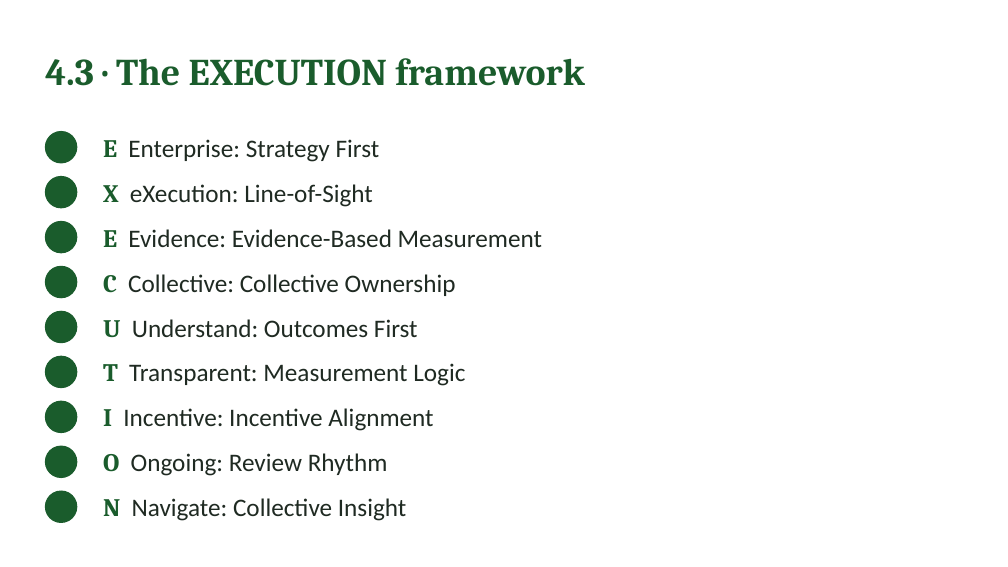
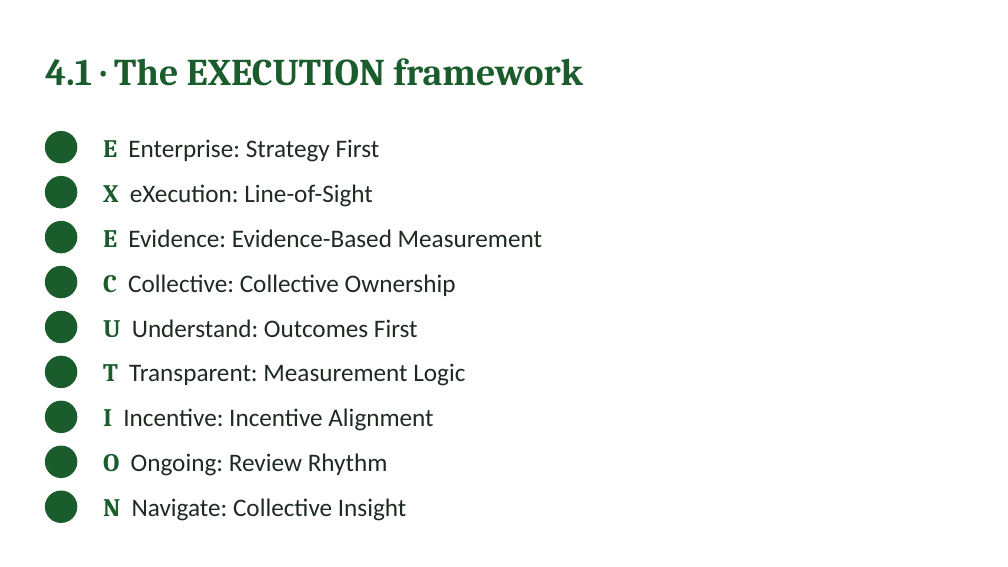
Before and after one commit to IBSL26/ibsl-platform, a slide deck: slide 22 of Unit decks/Unit 06 - Performance Management Setup.pptx (slide 23 before the commit). Drawn at 1008x567 pixels with LibreOffice and Linux fonts; fonts in the diff are those of the drawing; background and template pictures are left out. Boxes give left, top, right and bottom in pixels: in the first picture for what was removed or moved away, otherwise in the second. Text is boxed around its words. In the diff, an @@ line names an element or a change of style, - is before the commit and + after.

```diff
--- a/Unit decks/Unit 06 - Performance Management Setup.pptx
+++ b/Unit decks/Unit 06 - Performance Management Setup.pptx
@@ text at (45, 58, 583, 86): text changed @@
-4.3 · The EXECUTION framework
+4.1 · The EXECUTION framework
```
Also in this commit, not shown: 9 other slides changed, 6 slides added, 6 slides removed, 1 other file.
